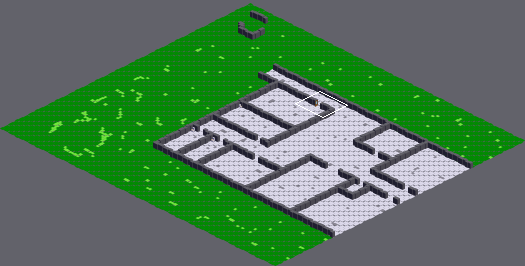
Two states of a Tiled map, core/assets/Water.tmx. Above: a wide view before the commit, with the close-up outlined.
Close-up. As it was:
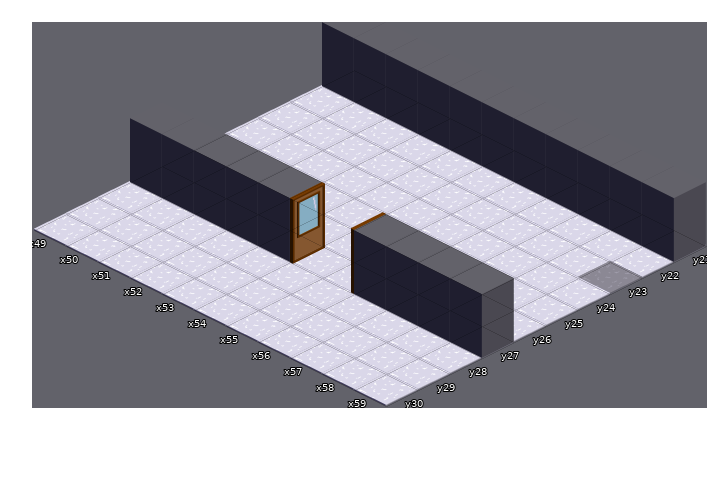
Cells are 320x160 px. Isometric: x runs down to the right, y down to the left. Shown: x 49..59, y 21..30.
After:
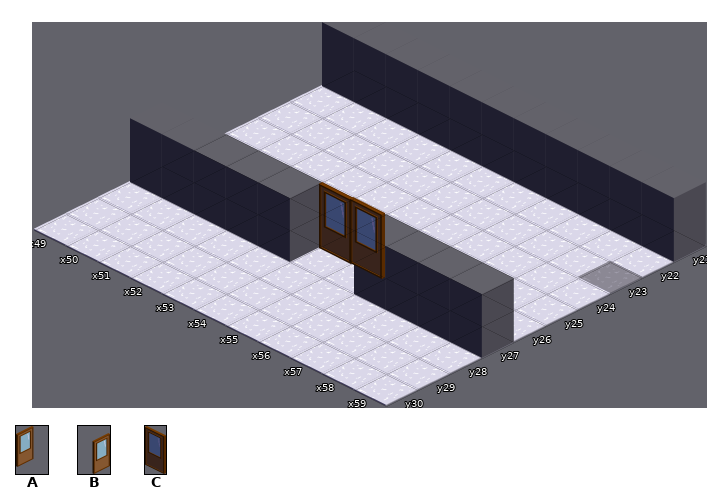
Key: from "Water": A 20 "doorOpen", B 23 "doorRightOpen", C 24 "door".
_ is an empty cell.
Objects are placed by the point they stand on, in cells (3,4 is the top-left corner of cell 3,4); size is 1x1 cell unless given.
Change:
Layer "Walls":
The author cleared tile A in row 27 at x 54.
The author cleared tile B in row 27 at x 55.
Layer "Doors":
A new object: C "rightDoor1" at 54.8,27.3 size 0.6x2.6.
A new object: C "leftDoor1" at 55.8,27.3 size 0.6x2.6.
